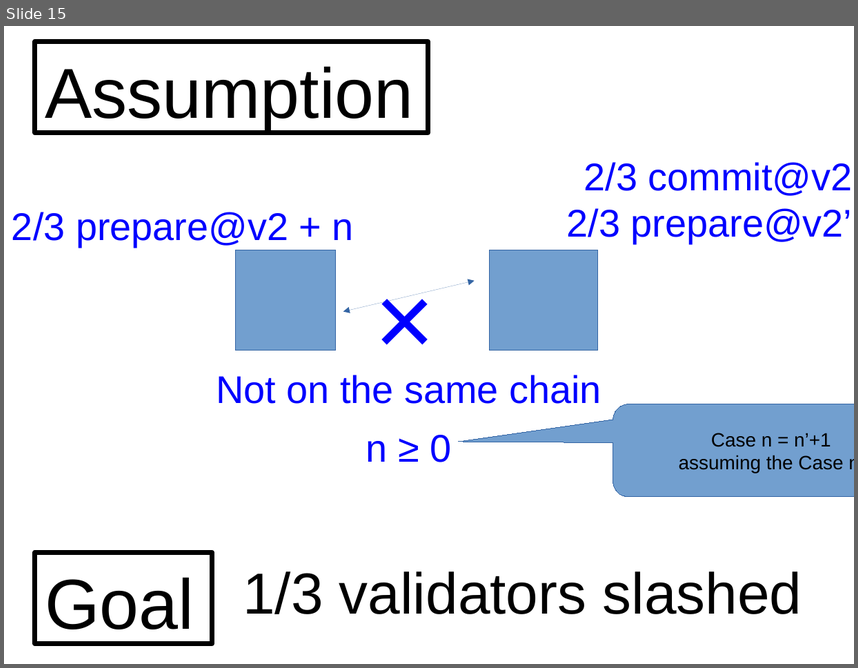
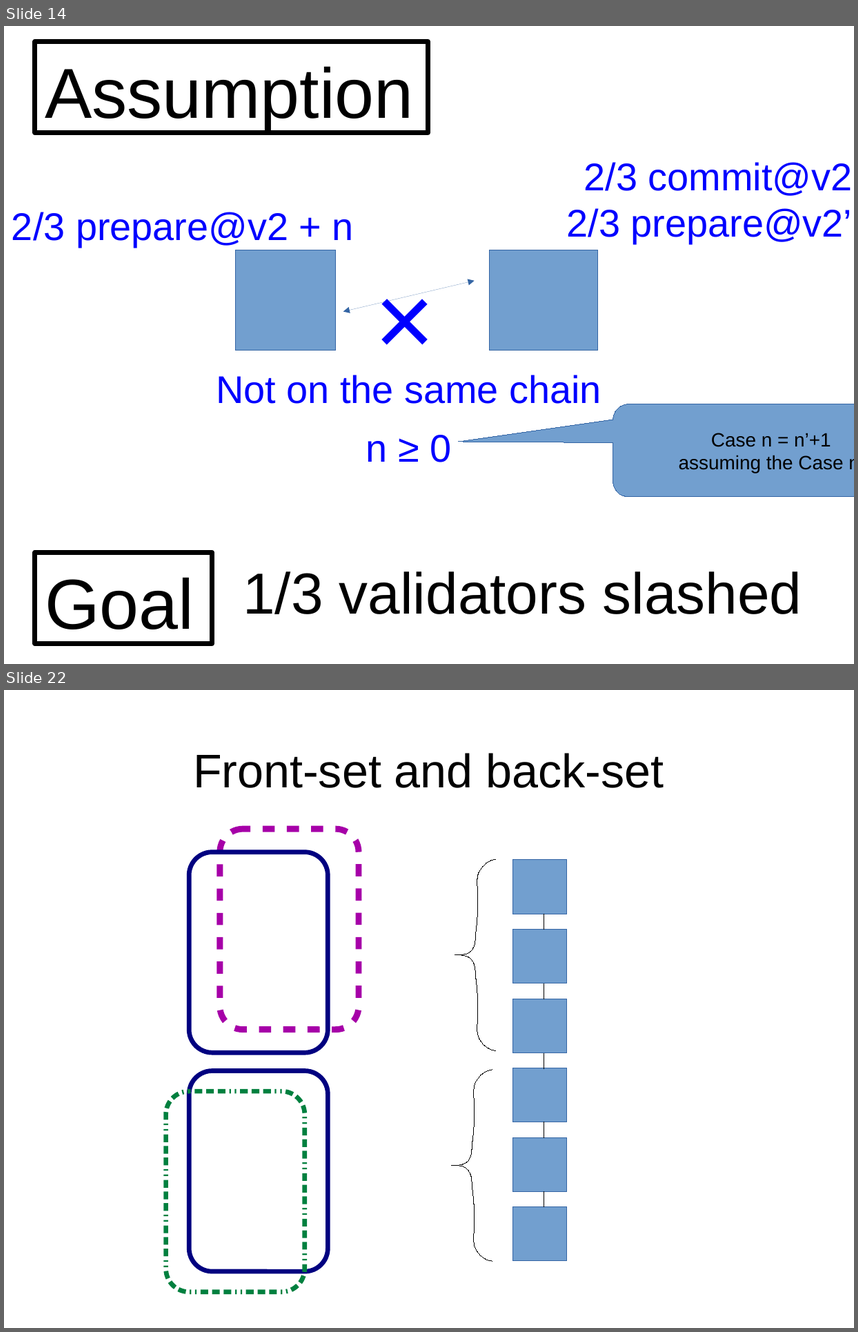
Before and after one commit to palmskog/pos, a slide deck: slide.odp. Shown one above the other, each under a label of ours: slide 15 before the commit, slides 14 and 22 after it; the slides between them are not shown. The pictures are 858x668 and 858x1332 pixels, drawn with LibreOffice and Linux fonts; fonts in the diff are those of the drawing. Boxes give left, top, right and bottom in pixels: in the first picture for what was removed or moved away, otherwise in the second. Text is boxed around its words. In the diff, an @@ line names an element or a change of style, - is before the commit and + after.

```diff
--- a/slide.odp
+++ b/slide.odp
@@ slide 22 added at box(4, 690, 854, 1328), background #FFFFFF @@
@@ title added at box(193, 753, 664, 788), 44 pt, text #000000 @@
+Front-set and back-set
@@ freeform shape added at box(220, 829, 359, 1029), outline #A600A8 5.75 pt @@
@@ freeform shape added at box(189, 852, 328, 1052), outline #000080 4.31 pt @@
@@ freeform shape added at box(455, 859, 496, 954), outline #000000 0 pt @@
@@ rectangle added at box(513, 860, 567, 914), fill #729FCF, outline #3465A4 0 pt @@
@@ line added from (544, 914) to (544, 929), #000000 0 pt @@
@@ rectangle added at box(513, 929, 567, 983), fill #729FCF, outline #3465A4 0 pt @@
@@ freeform shape added at box(455, 954, 496, 1050), outline #000000 0 pt @@
@@ rectangle added at box(513, 998, 567, 1052), fill #729FCF, outline #3465A4 0 pt @@
@@ line added from (544, 984) to (544, 999), #000000 0 pt @@
@@ line added from (544, 1054) to (544, 1069), #000000 0 pt @@
@@ freeform shape added at box(189, 1071, 328, 1272), outline #000080 4.31 pt @@
@@ freeform shape added at box(451, 1069, 493, 1165), outline #000000 0 pt @@
@@ rectangle added at box(513, 1068, 567, 1122), fill #729FCF, outline #3465A4 0 pt @@
@@ freeform shape added at box(166, 1091, 305, 1292), outline #00803F 4.31 pt @@
@@ line added from (544, 1122) to (544, 1137), #000000 0 pt @@
@@ rectangle added at box(513, 1137, 567, 1192), fill #729FCF, outline #3465A4 0 pt @@
@@ freeform shape added at box(451, 1165, 493, 1261), outline #000000 0 pt @@
@@ rectangle added at box(513, 1207, 567, 1261), fill #729FCF, outline #3465A4 0 pt @@
@@ line added from (544, 1192) to (544, 1207), #000000 0 pt @@
@@ what was slide 15 is now slide 14 @@
```
Also in this commit, not shown: 6 other slides added.
